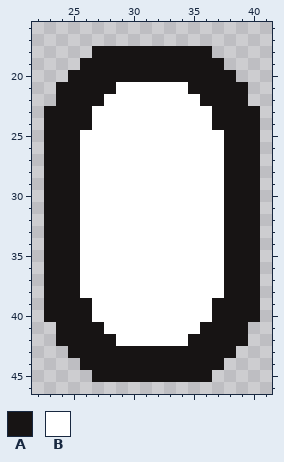
Two states of a pixel-art file, projectile-atlas.aseprite. The first picture shows the starting point.
64x64 pixels, 1 frame. Shown: x 22..41, y 16..46.
Palette (. is transparent): A #171414  B #ffffff
Pixels before, first column x 23:
18 ....AAAAAAAAAA....
19 ...AAAAAAAAAAAA...
20 ..AAAAAAAAAAAAAA..
21 .AAAAABBBBBBAAAAA.
22 .AAAABBBBBBBBAAAA.
23 AAAABBBBBBBBBBAAAA
24 AAAABBBBBBBBBBAAAA
25 AAABBBBBBBBBBBBAAA
26 AAABBBBBBBBBBBBAAA
27 AAABBBBBBBBBBBBAAA
28 AAABBBBBBBBBBBBAAA
29 AAABBBBBBBBBBBBAAA
30 AAABBBBBBBBBBBBAAA
31 AAABBBBBBBBBBBBAAA
32 AAABBBBBBBBBBBBAAA
33 AAABBBBBBBBBBBBAAA
34 AAABBBBBBBBBBBBAAA
35 AAABBBBBBBBBBBBAAA
36 AAABBBBBBBBBBBBAAA
37 AAABBBBBBBBBBBBAAA
38 AAABBBBBBBBBBBBAAA
39 AAAABBBBBBBBBBAAAA
40 AAAABBBBBBBBBBAAAA
41 .AAAABBBBBBBBAAAA.
42 .AAAAABBBBBBAAAAA.
43 ..AAAAAAAAAAAAAA..
44 ...AAAAAAAAAAAA...
45 ....AAAAAAAAAA....
After:
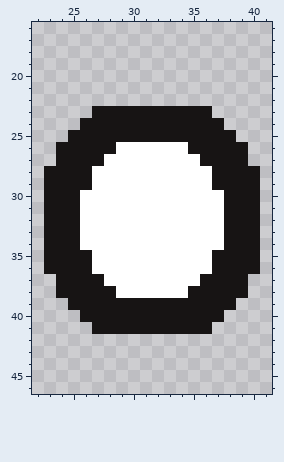
Diff:
y 18: x 27..36 AAAAAAAAAA -> ..........
y 19: x 26..37 AAAAAAAAAAAA -> ............
y 20: x 25..38 AAAAAAAAAAAAAA -> ..............
y 21: x 24..39 AAAAABBBBBBAAAAA -> ................
y 22: x 24..39 AAAABBBBBBBBAAAA -> ................
y 23: x 23..40 AAAABBBBBBBBBBAAAA -> ....AAAAAAAAAA....
y 24: x 23..25 AAA -> ...; x 27..36 BBBBBBBBBB -> AAAAAAAAAA; x 38..40 AAA -> ...
y 25: x 23..24 AA -> ..; x 26..37 BBBBBBBBBBBB -> AAAAAAAAAAAA; x 39..40 AA -> ..
y 26: x 23 A -> .; x 26..28 BBB -> AAA; x 35..37 BBB -> AAA; x 40 A -> .
y 27: x 23 A -> .; x 26..27 BB -> AA; x 36..37 BB -> AA; x 40 A -> .
y 28..29: x 26 B -> A; x 37 B -> A
y 35..36: x 26 B -> A; x 37 B -> A
y 37: x 23 A -> .; x 26..27 BB -> AA; x 36..37 BB -> AA; x 40 A -> .
y 38: x 23 A -> .; x 26..28 BBB -> AAA; x 35..37 BBB -> AAA; x 40 A -> .
y 39: x 23..24 AA -> ..; x 27..36 BBBBBBBBBB -> AAAAAAAAAA; x 39..40 AA -> ..
y 40: x 23..25 AAA -> ...; x 27..36 BBBBBBBBBB -> AAAAAAAAAA; x 38..40 AAA -> ...
y 41: x 24..26 AAA -> ...; x 28..35 BBBBBBBB -> AAAAAAAA; x 37..39 AAA -> ...
y 42: x 24..39 AAAAABBBBBBAAAAA -> ................
y 43: x 25..38 AAAAAAAAAAAAAA -> ..............
y 44: x 26..37 AAAAAAAAAAAA -> ............
y 45: x 27..36 AAAAAAAAAA -> ..........
Changed places in both pictures, as pixel boxes (x1, y1, x2, y2):
changed: (44, 46, 260, 190)
changed: (44, 250, 260, 382)
